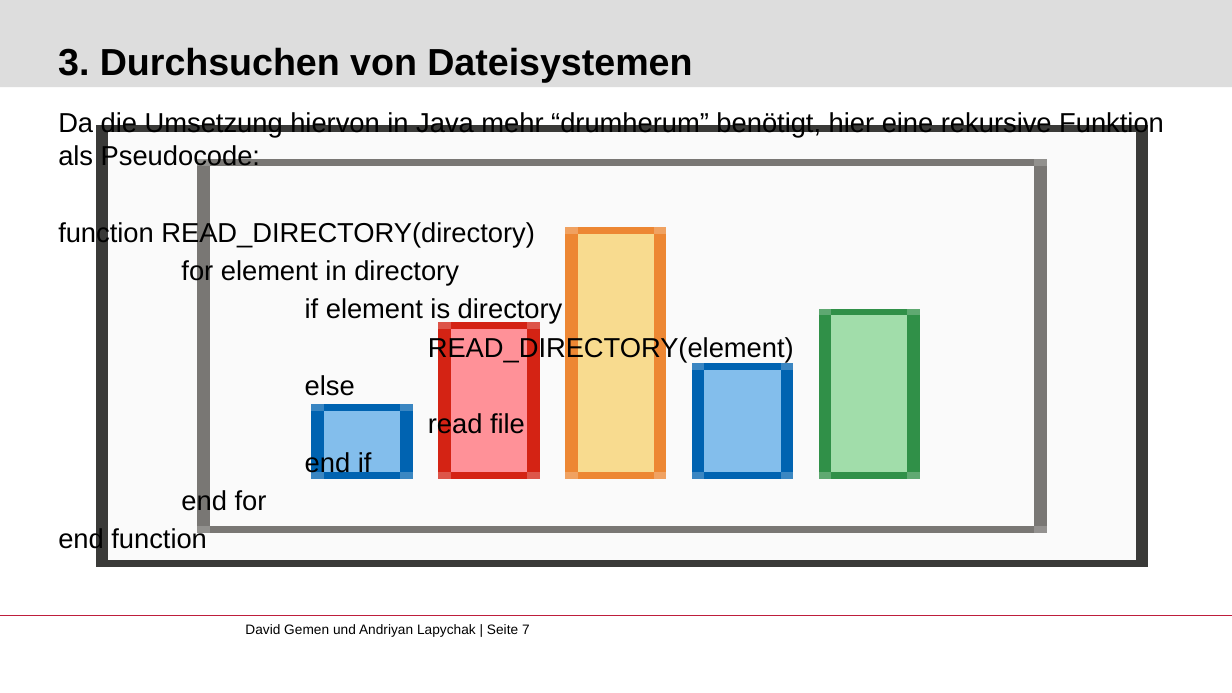
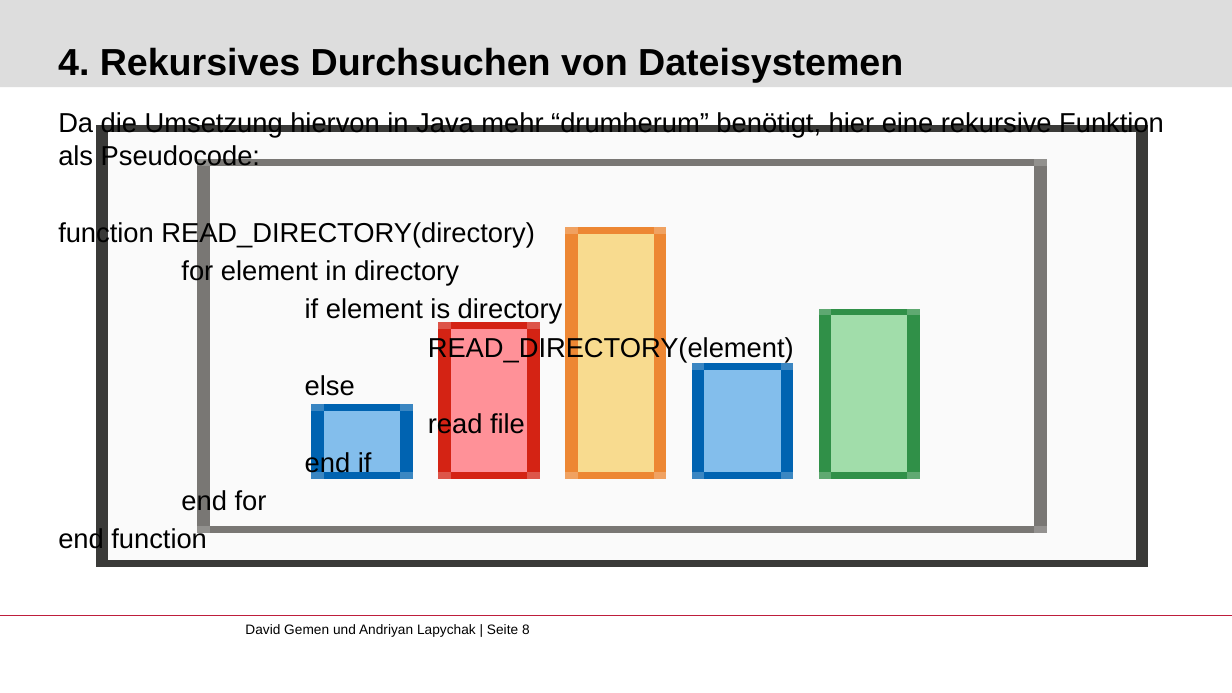
Before and after one commit to gemdav/Programmieren-1-Tutorium, a slide deck: slide 8 of slides/08_recursion_1.pptx (slide 7 before the commit). Drawn at 1232x693 pixels with LibreOffice and Linux fonts; fonts in the diff are those of the drawing; background and template pictures are left out. Boxes give left, top, right and bottom in pixels: in the first picture for what was removed or moved away, otherwise in the second. Text is boxed around its words. In the diff, an @@ line names an element or a change of style, - is before the commit and + after.

```diff
--- a/slides/08_recursion_1.pptx
+++ b/slides/08_recursion_1.pptx
@@ title at (x1=58, y1=47, x2=903, y2=82): text changed @@
-3. Durchsuchen von Dateisystemen
+4. Rekursives Durchsuchen von Dateisystemen
@@ text at (x1=245, y1=624, x2=530, y2=637): text changed @@
-David Gemen und Andriyan Lapychak | Seite 7
+David Gemen und Andriyan Lapychak | Seite 8
```
Also in this commit, not shown: 5 other slides changed, 1 slide added, 21 other files.
